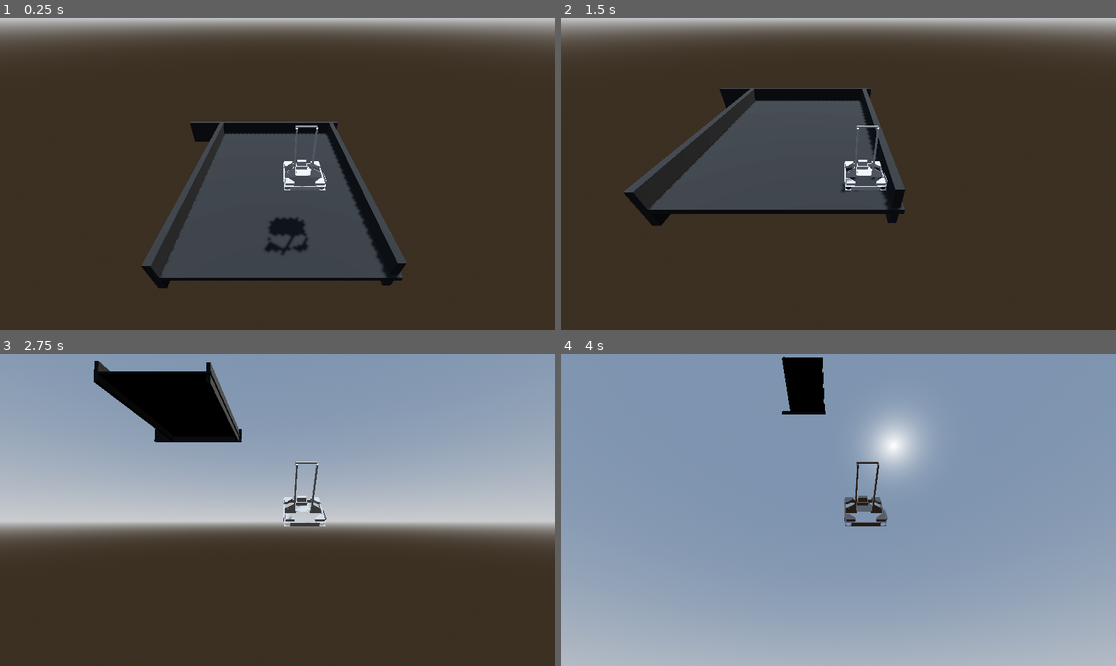
Above: before the commit, frames 1-4 (two rows, left to right).
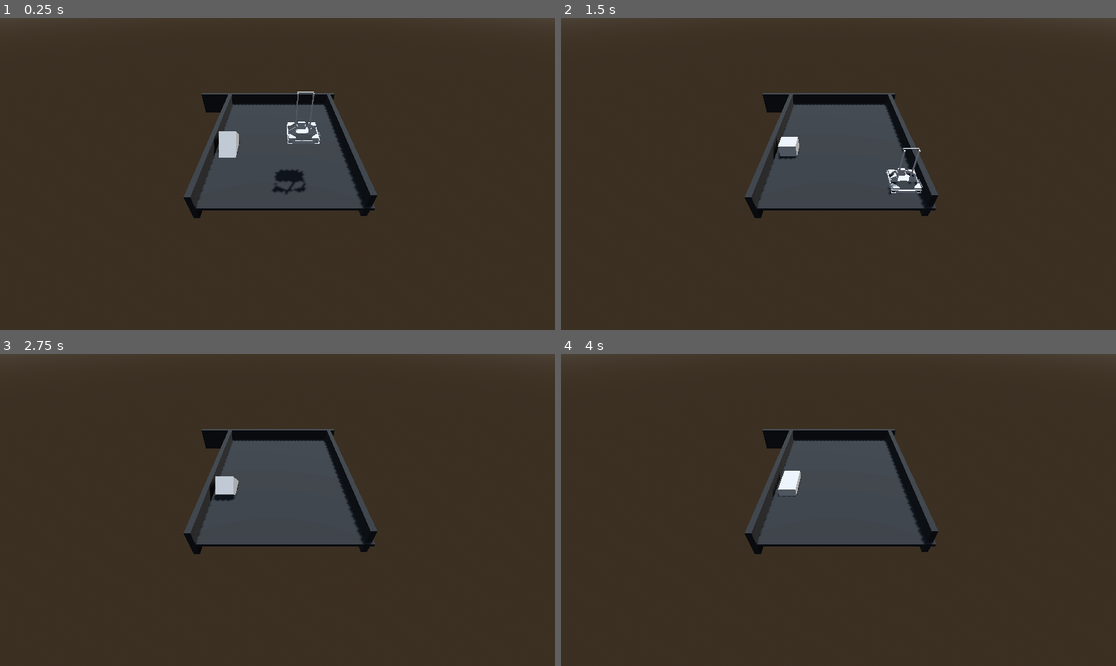
Above: after the commit, the same moments.

Repository: HenryLi-0/vectors
Game: Godot game, scene res://scenes/main.tscn
Same seed, same stepped clock (60 frames per second), same inputs: the game is played once before the commit and once after it.
Inputs:
- Up to frame 1 (0.25 s): no input
- Up to frame 2 (1.5 s): hold Right (ui_right) 0.53-1.28 s; hold Down (ui_down) from 1.28 s (still down)
- Up to frame 3 (2.75 s): release Down (ui_down) at 2.03 s; hold Right (ui_right) from 2.03 s (still down)
- Up to frame 4 (4 s): release Right (ui_right) at 2.78 s; hold Up (ui_up) 2.78-3.53 s; hold Left (ui_left) from 3.53 s (still down)

The runs differ from the first frame. In frame 1, 22% of the frame differs, in the area x 0-100%, y 0-87%; in frame 2, 17%; in frame 3, 59%; in frame 4, 100%, in the area x 0-100%, y 0-100%.

Commit message:
goofy godot activities

Diff:
--- a/vectors/scenes/testing.tscn
+++ b/vectors/scenes/testing.tscn
@@ -1,7 +1,8 @@
-[gd_scene load_steps=9 format=3 uid="uid://c746gv0tu0rs0"]
+[gd_scene load_steps=12 format=3 uid="uid://c746gv0tu0rs0"]
 
 [ext_resource type="Script" uid="uid://b2x74n4x3cx2g" path="res://scripts/testsilly.gd" id="1_pcu7d"]
 [ext_resource type="ArrayMesh" uid="uid://dv0xuogjn6ott" path="res://assets/robots/yr2025 - frc1778/drivetrain.obj" id="2_pcu7d"]
+[ext_resource type="Script" uid="uid://0b5cdd5cgopo" path="res://scripts/testcollision.gd" id="3_l6grw"]
 
 [sub_resource type="ProceduralSkyMaterial" id="ProceduralSkyMaterial_nhxv8"]
 sky_horizon_color = Color(0.662243, 0.671743, 0.686743, 1)
@@ -23,6 +24,11 @@
 
 [sub_resource type="StandardMaterial3D" id="StandardMaterial3D_pcu7d"]
 albedo_color = Color(0.0987284, 0.0987284, 0.0987284, 1)
+
+[sub_resource type="BoxShape3D" id="BoxShape3D_3dx25"]
+size = Vector3(0.5, 1, 0.5)
+
+[sub_resource type="BoxMesh" id="BoxMesh_nuoa6"]
 
 [node name="Testing" type="Node3D"]
 
@@ -46,29 +52,46 @@
 mesh = ExtResource("2_pcu7d")
 skeleton = NodePath("../..")
 
-[node name="Camera3D" type="Camera3D" parent="robot"]
-transform = Transform3D(1, 0, 0, 0, 0.792514, 0.609854, 0, -0.609854, 0.792513, 0, 3.82409, 3.81281)
+[node name="map" type="Node" parent="."]
 
-[node name="the ground" type="CSGMesh3D" parent="."]
+[node name="the ground" type="CSGMesh3D" parent="map"]
 transform = Transform3D(4.263, 0, 0, 0, 0.1, 0, 0, 0, 5.51, 0, -0.00879443, -0.59788)
 use_collision = true
 mesh = SubResource("BoxMesh_pcu7d")
 material = SubResource("StandardMaterial3D_pcu7d")
 
-[node name="the wall" type="CSGMesh3D" parent="."]
+[node name="the wall" type="CSGMesh3D" parent="map"]
 transform = Transform3D(0.147661, 0, 0, 0, -0.786319, 0, 0, 0, 5.51, -2.0812, 0.0333915, -0.59788)
 use_collision = true
 mesh = SubResource("BoxMesh_pcu7d")
 material = SubResource("StandardMaterial3D_pcu7d")
 
-[node name="the wall2" type="CSGMesh3D" parent="."]
+[node name="the wall2" type="CSGMesh3D" parent="map"]
 transform = Transform3D(-6.45449e-09, 0, -5.51, 0, -0.786319, 0, 0.147661, 0, -2.4085e-07, -0.510102, 0.0333915, -3.4249)
 use_collision = true
 mesh = SubResource("BoxMesh_pcu7d")
 material = SubResource("StandardMaterial3D_pcu7d")
 
-[node name="the wall3" type="CSGMesh3D" parent="."]
+[node name="the wall3" type="CSGMesh3D" parent="map"]
 transform = Transform3D(-0.147661, 0, 4.817e-07, 0, -0.786319, 0, -1.2909e-08, 0, -5.51, 1.99813, 0.0333915, -0.651227)
 use_collision = true
 mesh = SubResource("BoxMesh_pcu7d")
 material = SubResource("StandardMaterial3D_pcu7d")
+
+[node name="Camera3D" type="Camera3D" parent="."]
+transform = Transform3D(1, 0, 0, 0, 0.725892, 0.687809, 0, -0.687809, 0.725892, -0.117143, 3.82409, 5.00846)
+
+[node name="spinner" type="RigidBody3D" parent="."]
+transform = Transform3D(1, 0, 0, 0, -4.37114e-08, 1, 0, -1, -4.37114e-08, -1.5, 0, 0)
+collision_mask = 2
+gravity_scale = 0.0
+script = ExtResource("3_l6grw")
+
+[node name="CollisionShape3D" type="CollisionShape3D" parent="spinner"]
+transform = Transform3D(1, 0, 0, 0, 1, 0, 0, 0, 1, -0.0999999, 0.1, -2.18557e-08)
+shape = SubResource("BoxShape3D_3dx25")
+
+[node name="MeshInstance3D" type="MeshInstance3D" parent="spinner"]
+transform = Transform3D(0.5, 0, 0, 0, 1, 0, 0, 0, 0.5, -0.1, 0.1, -2.18557e-08)
+mesh = SubResource("BoxMesh_nuoa6")
+skeleton = NodePath("../CollisionShape3D")
--- /dev/null
+++ b/vectors/scripts/testcollision.gd
@@ -0,0 +1,11 @@
+extends RigidBody3D
+
+
+# Called when the node enters the scene tree for the first time.
+func _ready() -> void:
+	pass # Replace with function body.
+
+
+# Called every frame. 'delta' is the elapsed time since the previous frame.
+func _process(delta: float) -> void:
+	rotation.x += 3.1415 * delta
Not shown, added: vectors/scripts/testcollision.gd.uid
Not shown, added: updatelogs/images/202508/08112025 - 1.png
Not shown, added: updatelogs/logs202508/08112025.md
